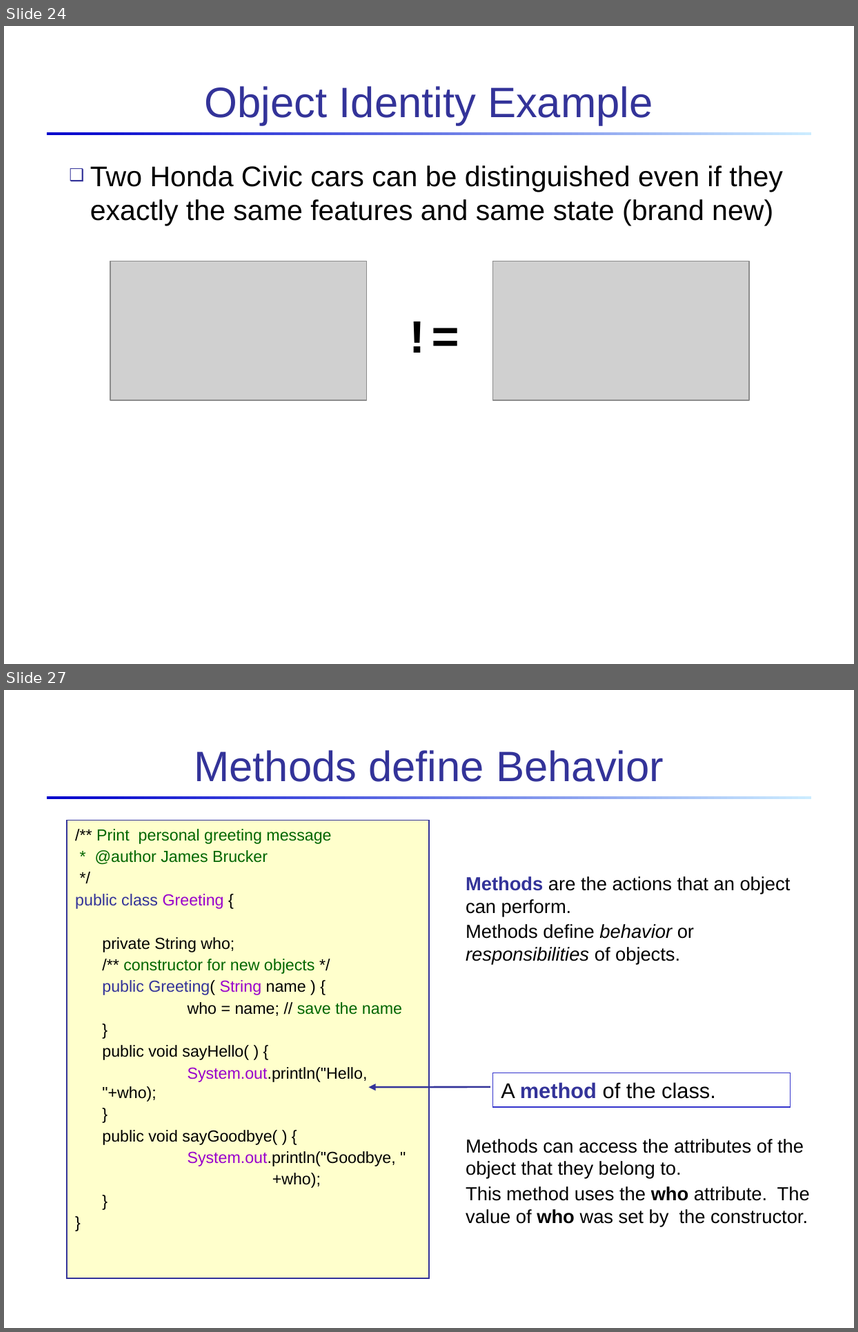
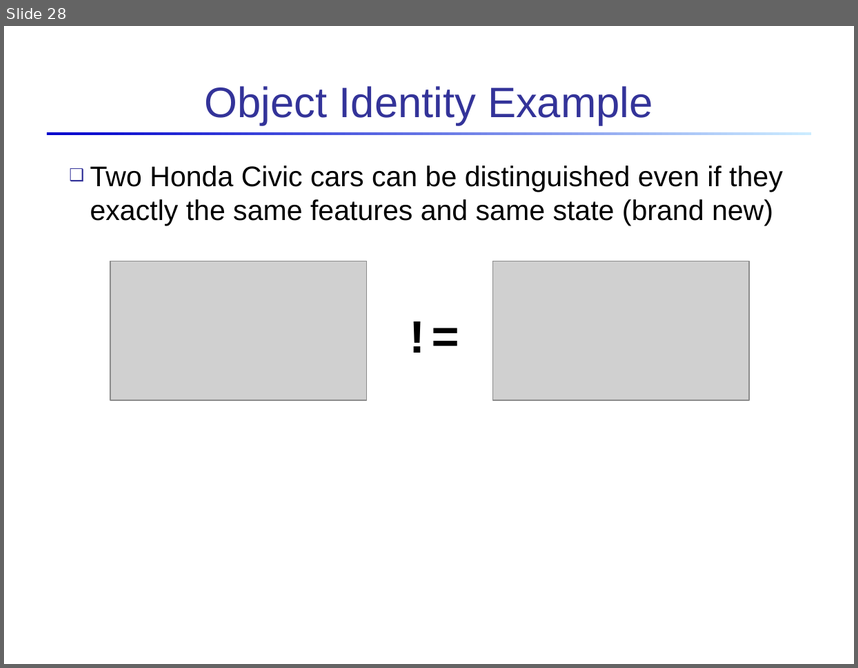
Before and after one commit to skeoop/skeoop.github.io, a slide deck: week1/2-Introduction-to-Objects.ppt. Shown one above the other, each under a label of ours: slides 24 and 27 before the commit, slide 28 after it; the slides between them are not shown. The pictures are 858x1332 and 858x668 pixels, drawn with LibreOffice and Linux fonts; fonts in the diff are those of the drawing; grey boxes stand for pictures. Boxes give left, top, right and bottom in pixels: in the first picture for what was removed or moved away, otherwise in the second. Text is boxed around its words. In the diff, an @@ line names an element or a change of style, - is before the commit and + after.

```diff
--- a/week1/2-Introduction-to-Objects.ppt
+++ b/week1/2-Introduction-to-Objects.ppt
@@ slide 27 removed at bbox=[4, 690, 854, 1328], background #FFFFFF; not listed: 1 template element that a slide beside it also shows @@
@@ title removed at bbox=[194, 750, 664, 782] @@
-Methods define Behavior
@@ text removed at bbox=[67, 820, 429, 1279] @@
-/** Print personal greeting message
-* @author James Brucker
-*/
-public class Greeting {
-private String who;
-/** constructor for new objects */
-public Greeting( String name ) {
-who = name; // save the name
-}
-public void sayHello( ) {
-System.out.println("Hello, "+who);
-}
-public void sayGoodbye( ) {
-System.out.println("Goodbye, "
-+who);
-}
-}
@@ text removed at bbox=[466, 876, 791, 965] @@
-Methods are the actions that an object can perform.
-Methods define behavior or responsibilities of objects.
@@ rectangle removed at bbox=[493, 1072, 791, 1107] @@
-A method of the class.
@@ arrow removed from (489, 1087) to (369, 1087) @@
@@ text removed at bbox=[466, 1138, 810, 1226] @@
-Methods can access the attributes of the object that they belong to.
-This method uses the who attribute. The value of who was set by the constructor.
@@ what was slide 24 is now slide 28 @@
```
Also in this commit, not shown: 15 other slides changed, 8 slides added, 10 other slides removed, 2 other files.
